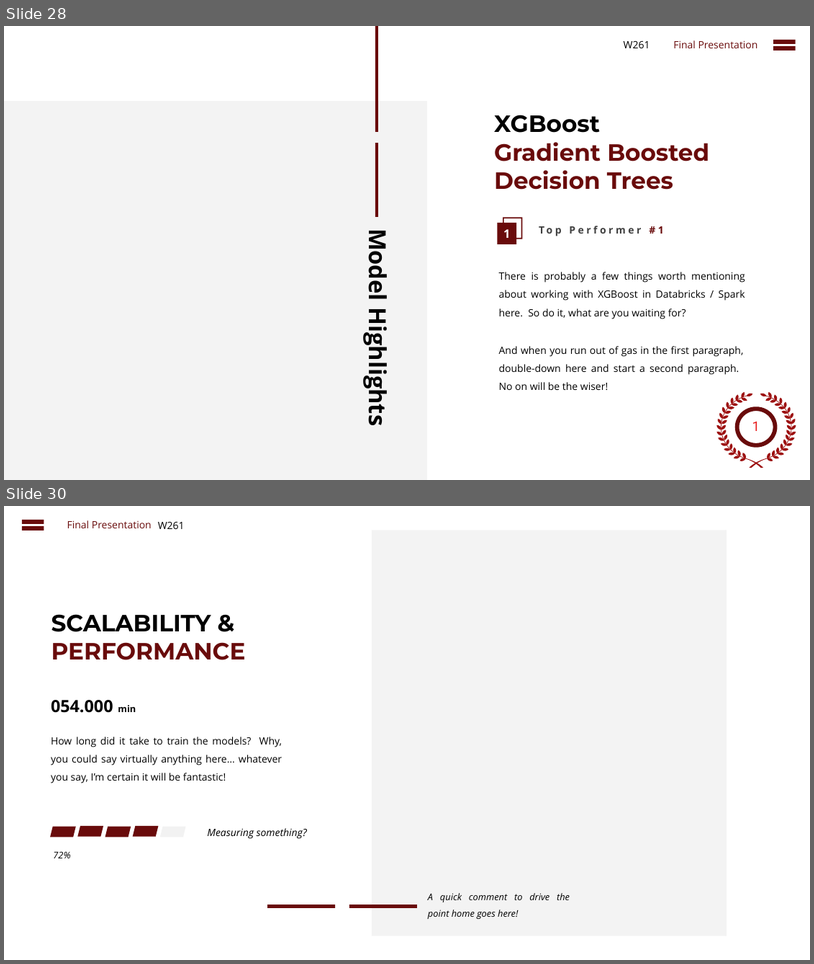
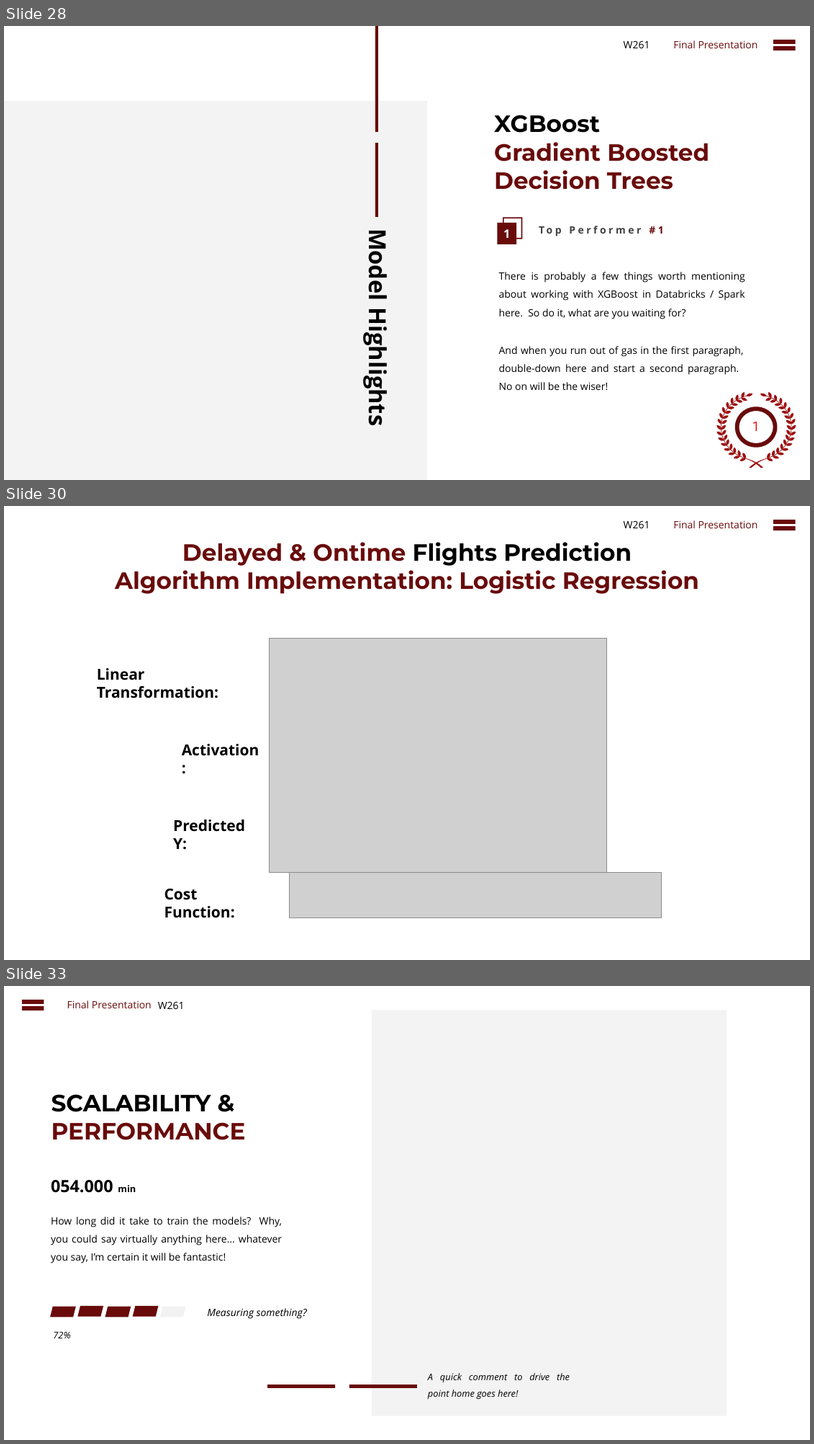
Before and after one commit to cbenge509/flightsontime, a slide deck: presentation/Delayed Flights Prediction - Final.pptx. Shown one above the other, each under a label of ours: slides 28 and 30 before the commit, slides 28, 30 and 33 after it; the slides between them are not shown. The pictures are 814x964 and 814x1444 pixels, drawn with LibreOffice and Linux fonts; fonts in the diff are those of the drawing; grey boxes stand for pictures. Boxes give left, top, right and bottom in pixels: in the first picture for what was removed or moved away, otherwise in the second. Text is boxed around its words. In the diff, an @@ line names an element or a change of style, - is before the commit and + after.

Commit message:
update ppt and add toy_LR

```diff
--- a/presentation/Delayed Flights Prediction - Final.pptx
+++ b/presentation/Delayed Flights Prediction - Final.pptx
@@ slide 30 added at [4,506,810,960], background #FFFFFF @@
@@ text added at [624,521,651,528], 12 pt, text #000000 @@
+W261
@@ text added at [674,520,759,528], 12 pt, text #690B0B @@
+Final Presentation
@@ math equal added at [770,515,800,534], fill #690B0B @@
@@ text added at [115,542,700,594], 28 pt, text #690B0B, bold @@
+Delayed & Ontime Flights Prediction
+Algorithm Implementation: Logistic Regression
@@ picture added at [270,638,607,872] @@
@@ text added at [97,668,219,698], 18 pt, text #000000, bold @@
+Linear Transformation:
@@ text added at [182,744,260,756], 18 pt, text #000000, bold @@
+Activation:
@@ text added at [173,819,245,849], 18 pt, text #000000, bold @@
+Predicted Y:
@@ picture added at [290,872,662,917] @@
@@ text added at [165,888,235,918], 18 pt, text #000000, bold @@
+Cost Function:
@@ what was slide 30 is now slide 33 @@
```
Also in this commit, not shown: 2 other slides added, 1 other file.
